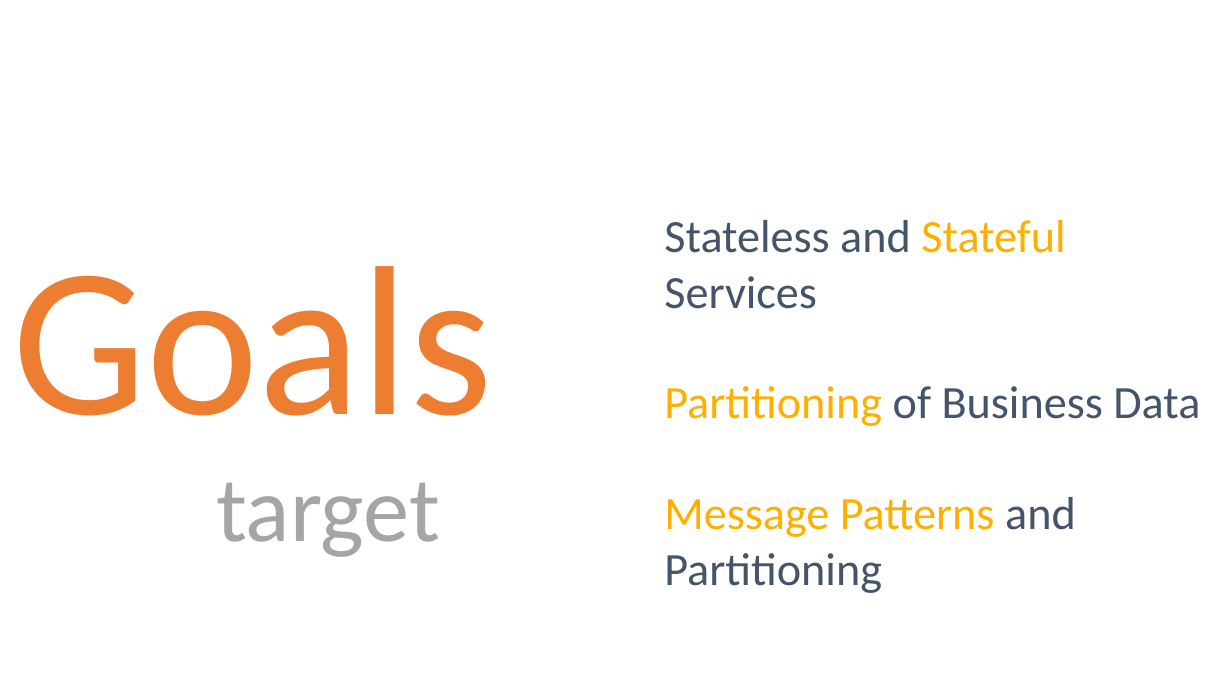
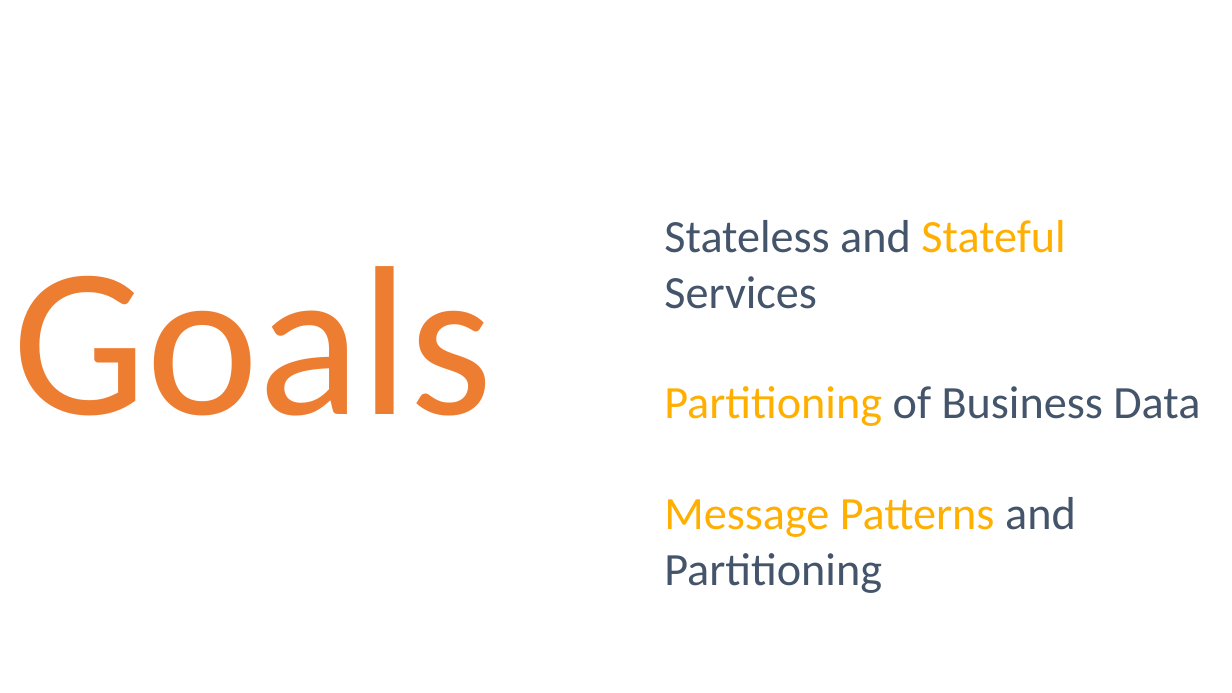
Before and after one commit to danielmarbach/Microservices.ServiceFabric, a slide deck: slide 2 of presentation.pptx. Drawn at 1232x693 pixels with LibreOffice and Linux fonts; fonts in the diff are those of the drawing. Boxes give left, top, right and bottom in pixels: in the first picture for what was removed or moved away, otherwise in the second. Text is boxed around its words. In the diff, an @@ line names an element or a change of style, - is before the commit and + after.

```diff
--- a/presentation.pptx
+++ b/presentation.pptx
@@ text removed at (x1=216, y1=483, x2=440, y2=557) @@
-target
```
Also in this commit, not shown: 10 other slides changed, 1 slide added, 1 other file.
